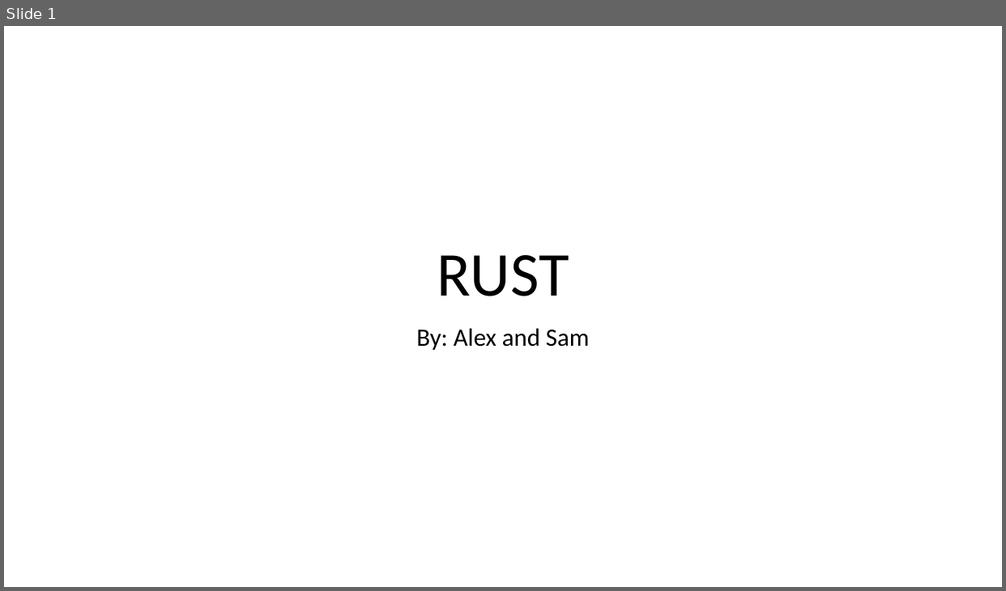
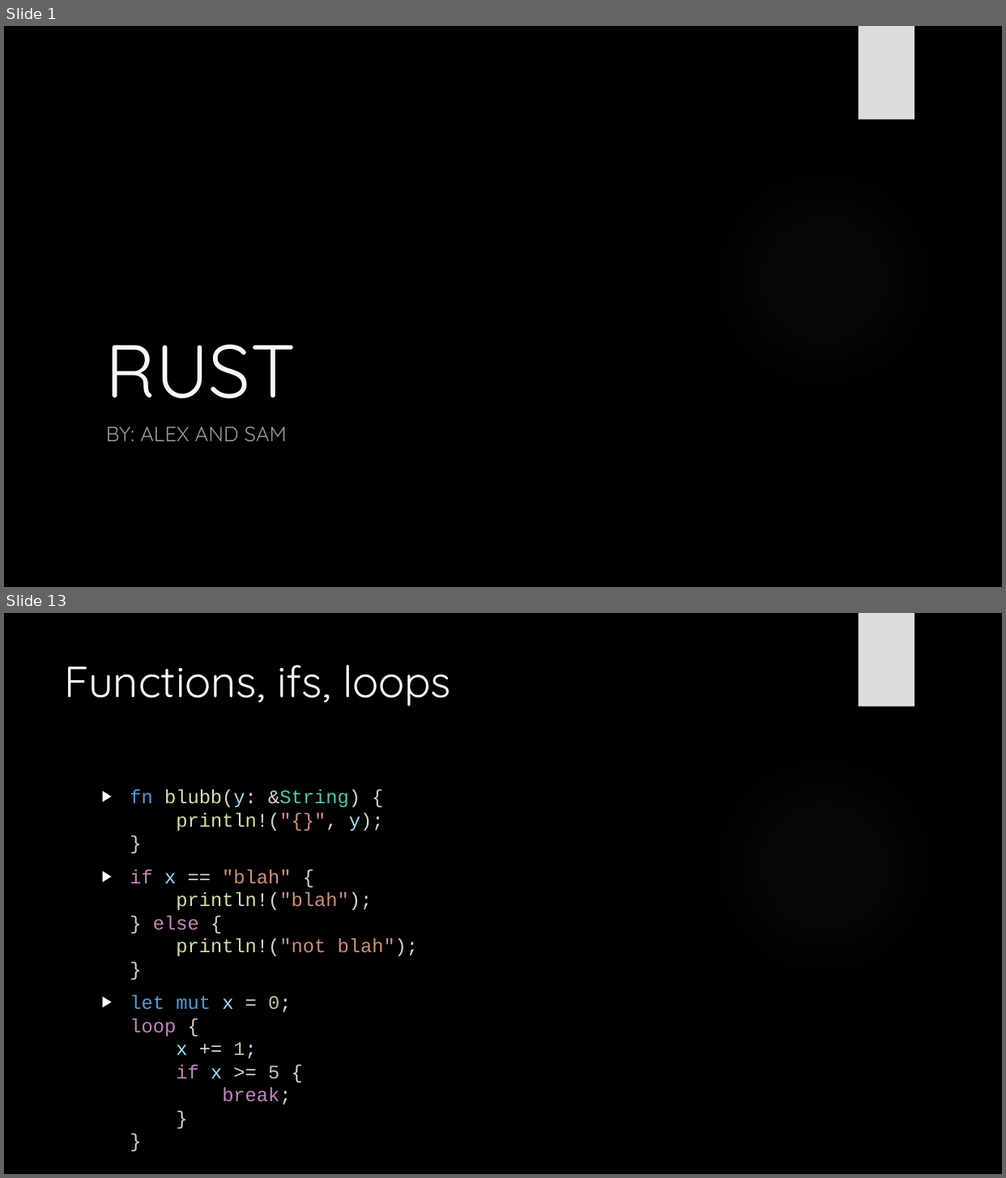
Before and after one commit to AlexbMitchelmore/WebDevRust, a slide deck: RUST.pptx. Shown one above the other, each under a label of ours: slide 1 before the commit, slides 1 and 13 after it; the slides between them are not shown. The pictures are 1006x591 and 1006x1178 pixels, drawn with LibreOffice and Linux fonts; fonts in the diff are those of the drawing; background and template pictures are left out. Boxes give left, top, right and bottom in pixels: in the first picture for what was removed or moved away, otherwise in the second. Text is boxed around its words. In the diff, an @@ line names an element or a change of style, - is before the commit and + after.

```diff
--- a/RUST.pptx
+++ b/RUST.pptx
@@ slide 13 added at (4,613,1002,1174), background picture (left out); not listed: 2 template elements that a slide beside it also shows @@
@@ title added at (65,665,451,706), 42 pt, text #F8F8F8 @@
+Functions, ifs, loops
@@ text added at (130,790,419,1105), 18.5 pt, text #D4D4D4 @@
+▶ fn blubb(y: &String) {
+  println!("{}", y);
+  }
+▶ if x == "blah" {
+  println!("blah");
+  } else {
+  println!("not blah");
+  }
+▶ let mut x = 0;
+  loop {
+  x += 1;
+  if x >= 5 {
+  break;
+  }
+  }
@@ slide 1 changed as well @@
@@ background #FFFFFF to picture (left out) @@
@@ rectangle added at (859,26,914,120), fill #DDDDDD @@
@@ title "RUST": place and size @@
-title "RUST" at (437,255,569,297)
+title "RUST" at (106,344,296,399)
@@ title "RUST" at (106,344,296,399): size 60 to 72 pt, font Calibri to Quicksand, text colour #000000 to #F8F8F8; alignment centre to left; line spacing 0.9 to 1 @@
@@ ellipse added at (709,163,939,394), fill gradient #666666 @@
@@ subtitle at (106,427,287,442): text changed; size 24 to 20 pt; font Calibri to Quicksand; text colour #000000 to #999999 @@
-By: Alex and Sam
+BY: ALEX AND SAM
```
Also in this commit, not shown: 7 other slides changed, 15 other slides added, 12 slides removed, 1 other file.
